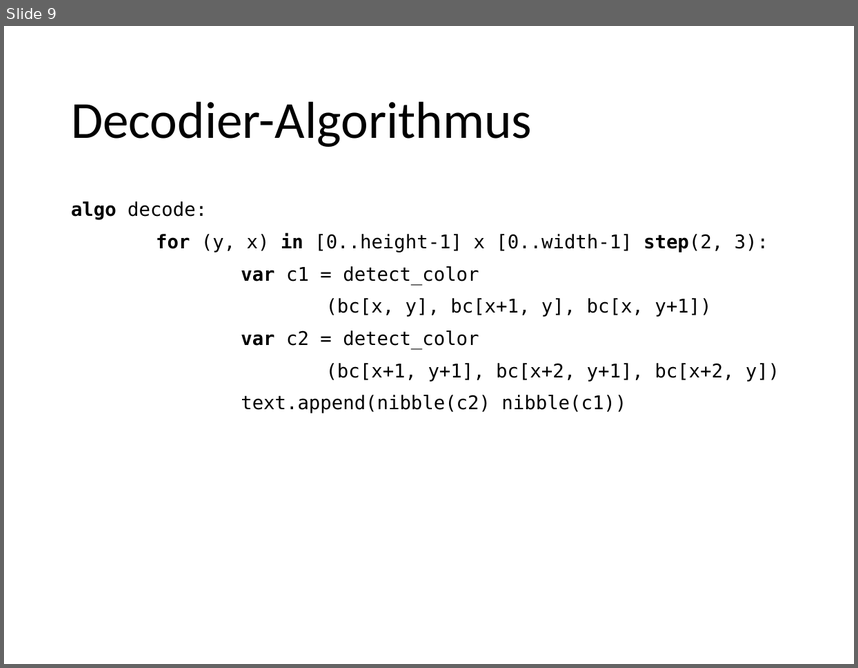
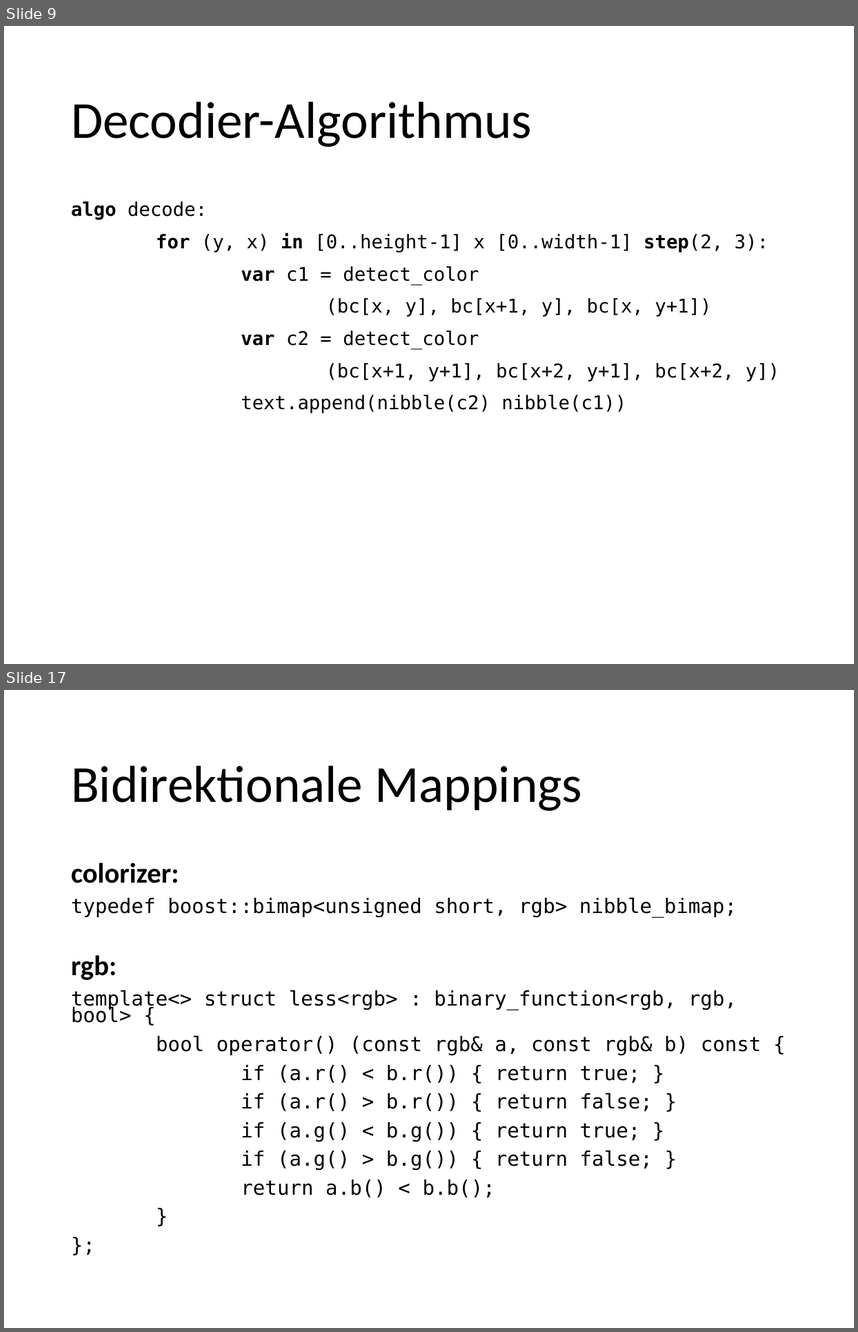
Before and after one commit to foyan/ColorizedBarCodec, a slide deck: doc/presentation/Barcodes.pptx. Shown one above the other, each under a label of ours: slide 9 before the commit, slides 9 and 17 after it; the slides between them are not shown. The pictures are 858x668 and 858x1332 pixels, drawn with LibreOffice and Linux fonts; fonts in the diff are those of the drawing. Boxes give left, top, right and bottom in pixels: in the first picture for what was removed or moved away, otherwise in the second. Text is boxed around its words. In the diff, an @@ line names an element or a change of style, - is before the commit and + after.

```diff
--- a/doc/presentation/Barcodes.pptx
+++ b/doc/presentation/Barcodes.pptx
@@ slide 17 added at box(4, 690, 854, 1328), background #FFFFFF @@
@@ title added at box(71, 765, 582, 811), 44 pt, text #000000 @@
+Bidirektionale Mappings
@@ text added at box(71, 862, 762, 1197), 17 pt, text #000000 @@
+colorizer:
+typedef boost::bimap<unsigned short, rgb> nibble_bimap;
+rgb:
+template<> struct less<rgb> : binary_function<rgb, rgb, bool> {
+bool operator() (const rgb& a, const rgb& b) const {
+if (a.r() < b.r()) { return true; }
+if (a.r() > b.r()) { return false; }
+if (a.g() < b.g()) { return true; }
+if (a.g() > b.g()) { return false; }
+return a.b() < b.b();
+}
+};
```
Also in this commit, not shown: 8 other slides added, 1 other file.
